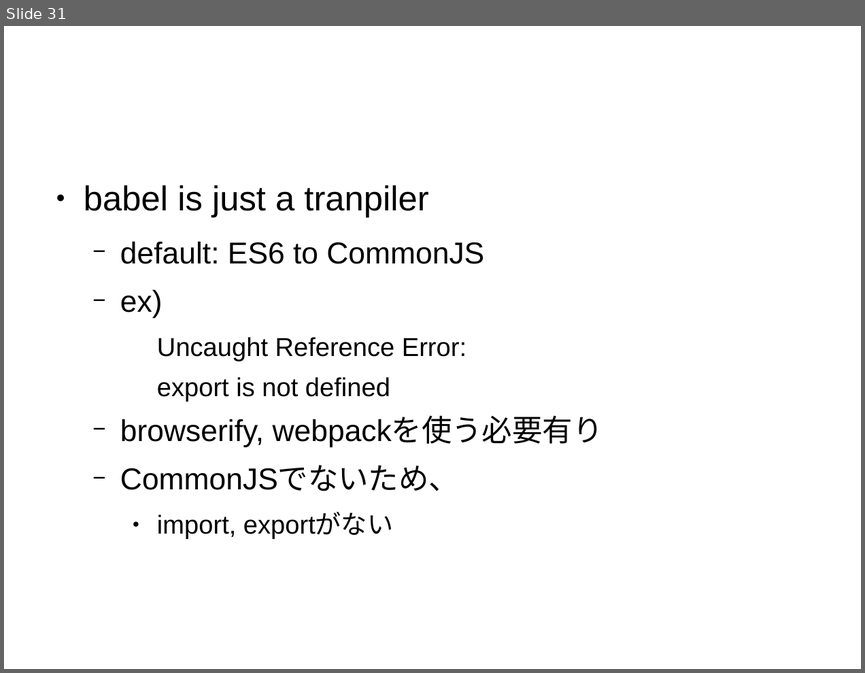
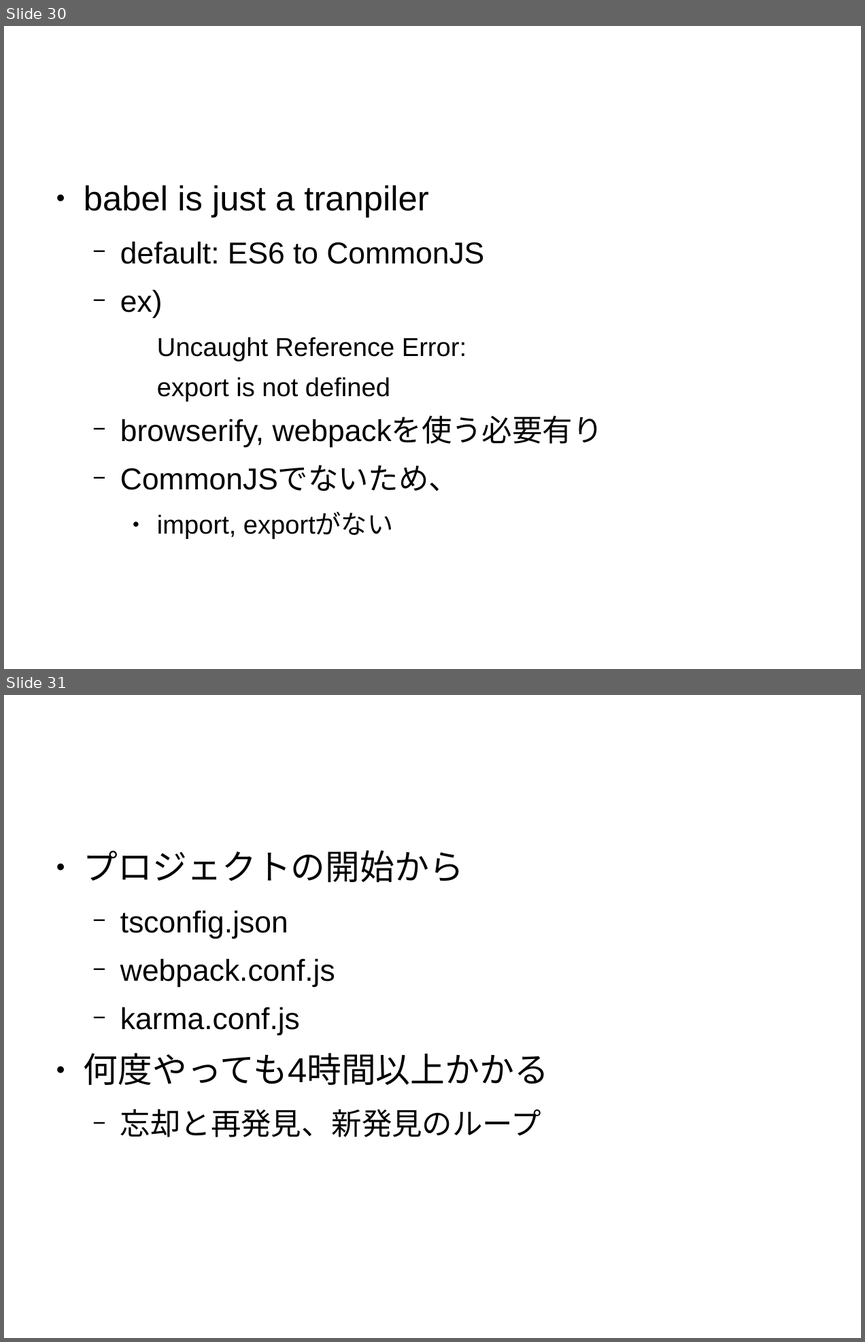
Before and after one commit to sallop/til, a slide deck: load-library.odp. Shown one above the other, each under a label of ours: slide 31 before the commit, slides 30 and 31 after it. The pictures are 865x673 and 865x1342 pixels, drawn with LibreOffice and Linux fonts; fonts in the diff are those of the drawing. Boxes give left, top, right and bottom in pixels: in the first picture for what was removed or moved away, otherwise in the second. Text is boxed around its words. In the diff, an @@ line names an element or a change of style, - is before the commit and + after.

```diff
--- a/load-library.odp
+++ b/load-library.odp
@@ slide 31 added at (4,695,861,1338), background #FFFFFF @@
@@ text added at (84,850,549,1137), 28 pt, text #000000 @@
+● プロジェクトの開始から
+  − tsconfig.json
+  − webpack.conf.js
+  − karma.conf.js
+● 何度やっても4時間以上かかる
+  − 忘却と再発見、新発見のループ
@@ what was slide 31 is now slide 30 @@
```
Also in this commit, not shown: 2 slides changed, 1 slide removed, 3 other files.
